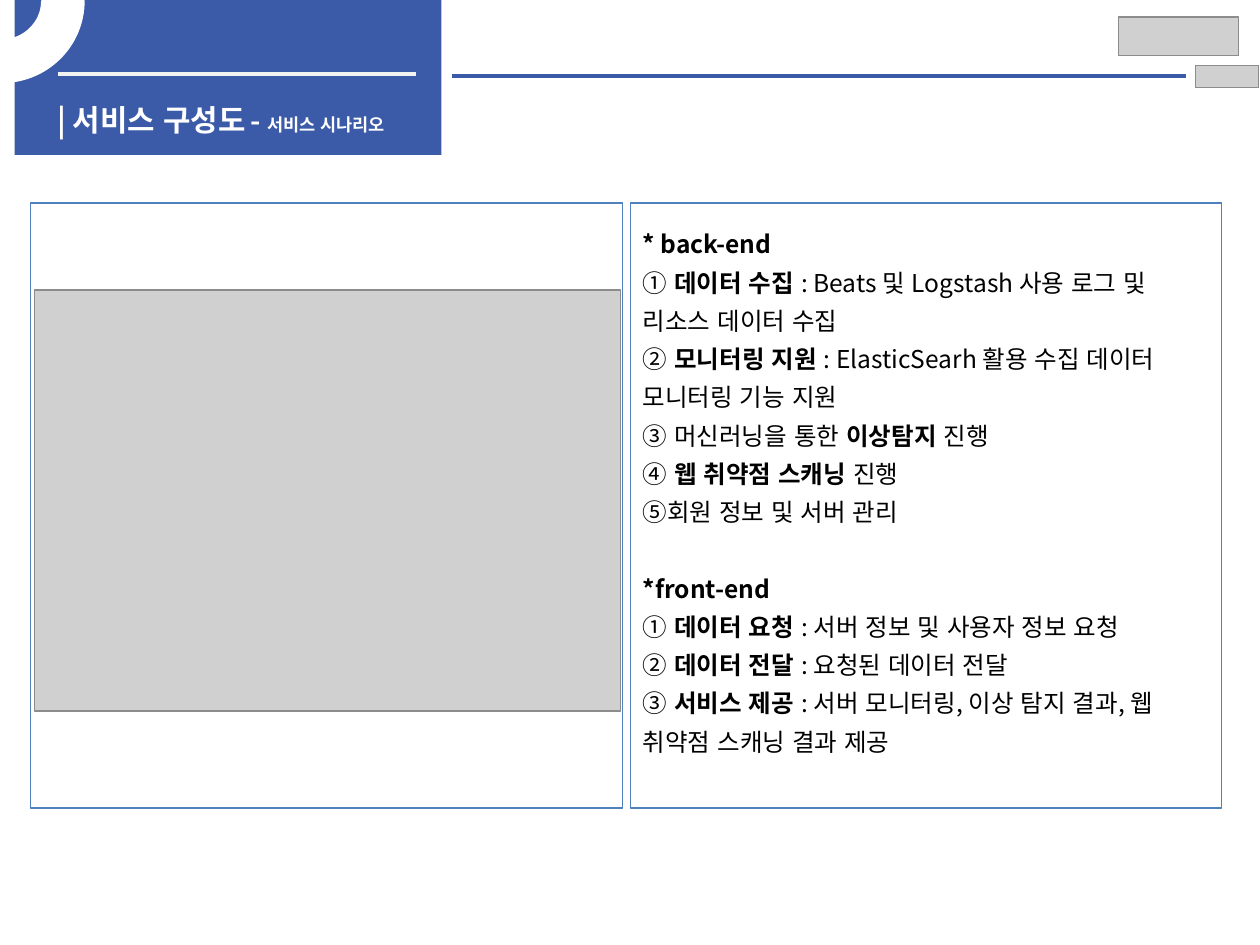
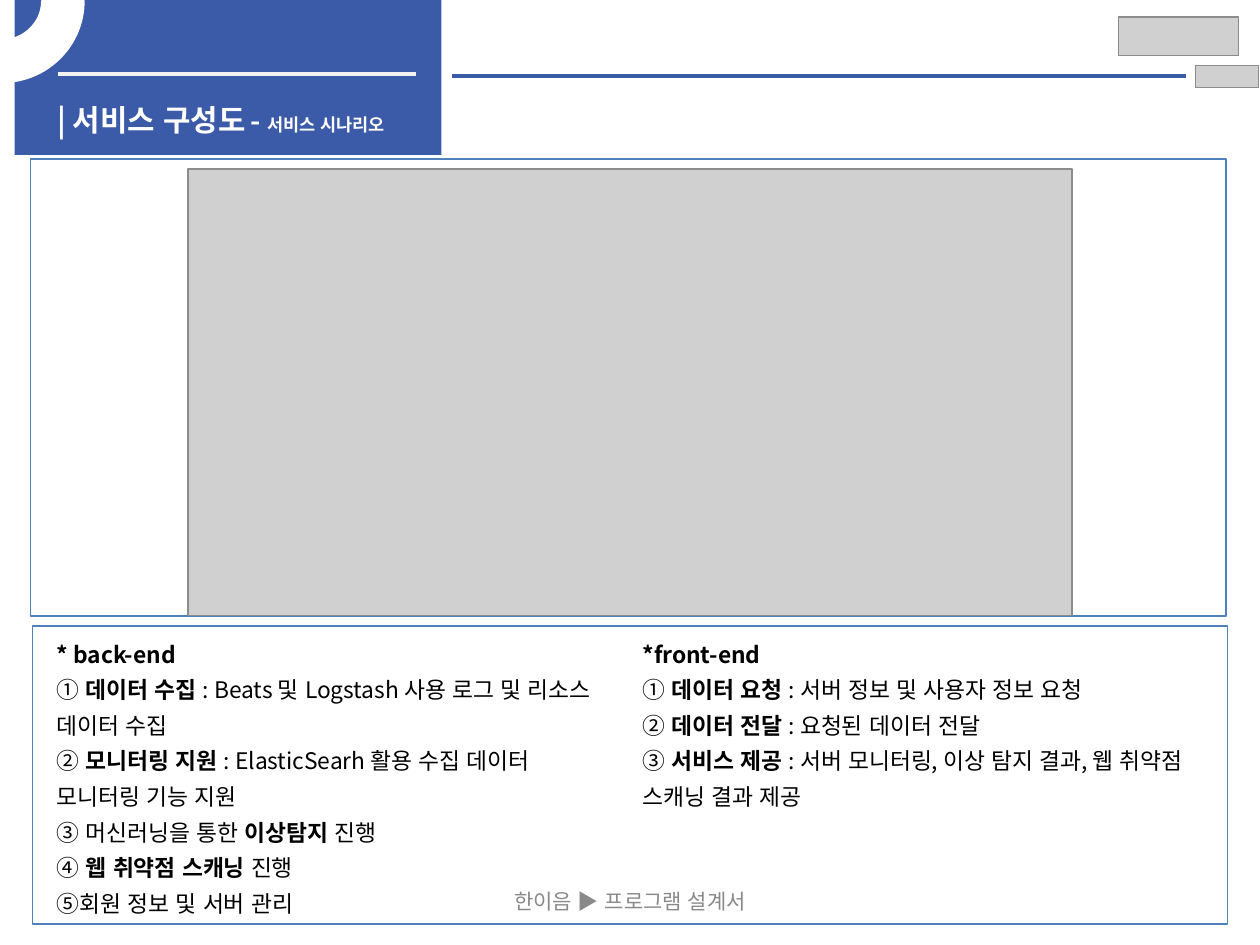
Before and after one commit to HwangYooHyun1/2023_Hanium_prj, a slide deck: slide 8 of 02_문서/03_중간보고서/2023_SW개발_HW제작설계서_일반_초안.pptx (slide 7 before the commit). Drawn at 1260x945 pixels with LibreOffice and Linux fonts; fonts in the diff are those of the drawing; grey boxes stand for pictures. Boxes give left, top, right and bottom in pixels: in the first picture for what was removed or moved away, otherwise in the second. Text is boxed around its words. In the diff, an @@ line names an element or a change of style, - is before the commit and + after.

```diff
--- a/02_문서/03_중간보고서/2023_SW개발_HW제작설계서_일반_초안.pptx
+++ b/02_문서/03_중간보고서/2023_SW개발_HW제작설계서_일반_초안.pptx
@@ rectangle: place and size @@
-rectangle at [30, 203, 622, 808]
+rectangle at [30, 159, 1226, 615]
@@ picture: place and size @@
-picture at [34, 290, 621, 711]
+picture at [188, 169, 1072, 615]
@@ rectangle removed at [631, 203, 1222, 808] @@
@@ text at [643, 578, 1153, 753]: paragraphs removed @@
-*front-end
-① 데이터 요청 : 서버 정보 및 사용자 정보 요청
-② 데이터 전달 : 요청된 데이터 전달
-③ 서비스 제공 : 서버 모니터링, 이상 탐지 결과, 웹 취약점 스캐닝 결과 제공
@@ rectangle added at [33, 626, 1228, 923], outline #4F81BD 0.75 pt @@
@@ text "* back-end": place and size @@
-text "* back-end" at [643, 233, 1155, 753]
+text "* back-end" at [57, 644, 591, 914]
@@ text "* back-end" at [57, 644, 591, 914]: size 14 to 13 pt @@
@@ text added at [643, 644, 1183, 807], 13 pt, text #000000 @@
+*front-end
+① 데이터 요청 : 서버 정보 및 사용자 정보 요청
+② 데이터 전달 : 요청된 데이터 전달
+③ 서비스 제공 : 서버 모니터링, 이상 탐지 결과, 웹 취약점 스캐닝 결과 제공
@@ text added at [514, 891, 746, 911], 12 pt, text #898989 @@
+한이음 ▶ 프로그램 설계서
```
Also in this commit, not shown: 19 other slides changed, 2 slides added, 2 other files.
